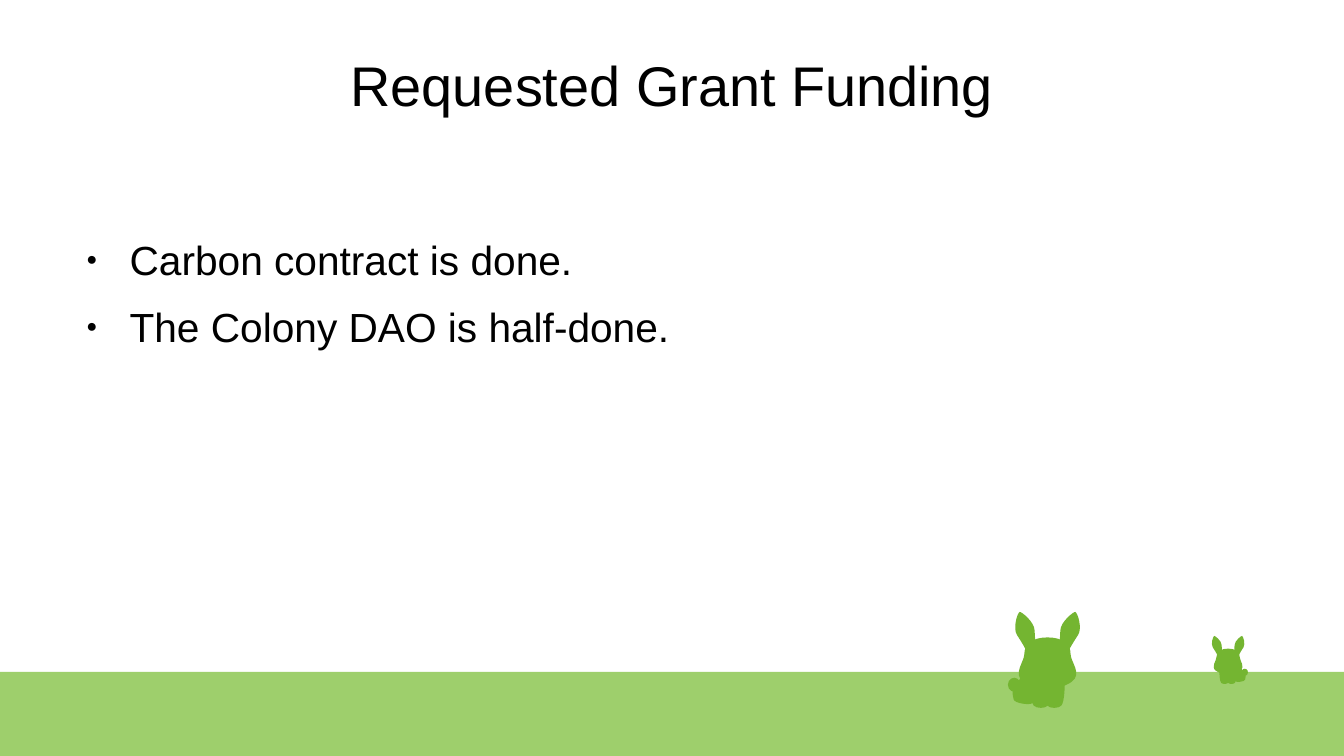
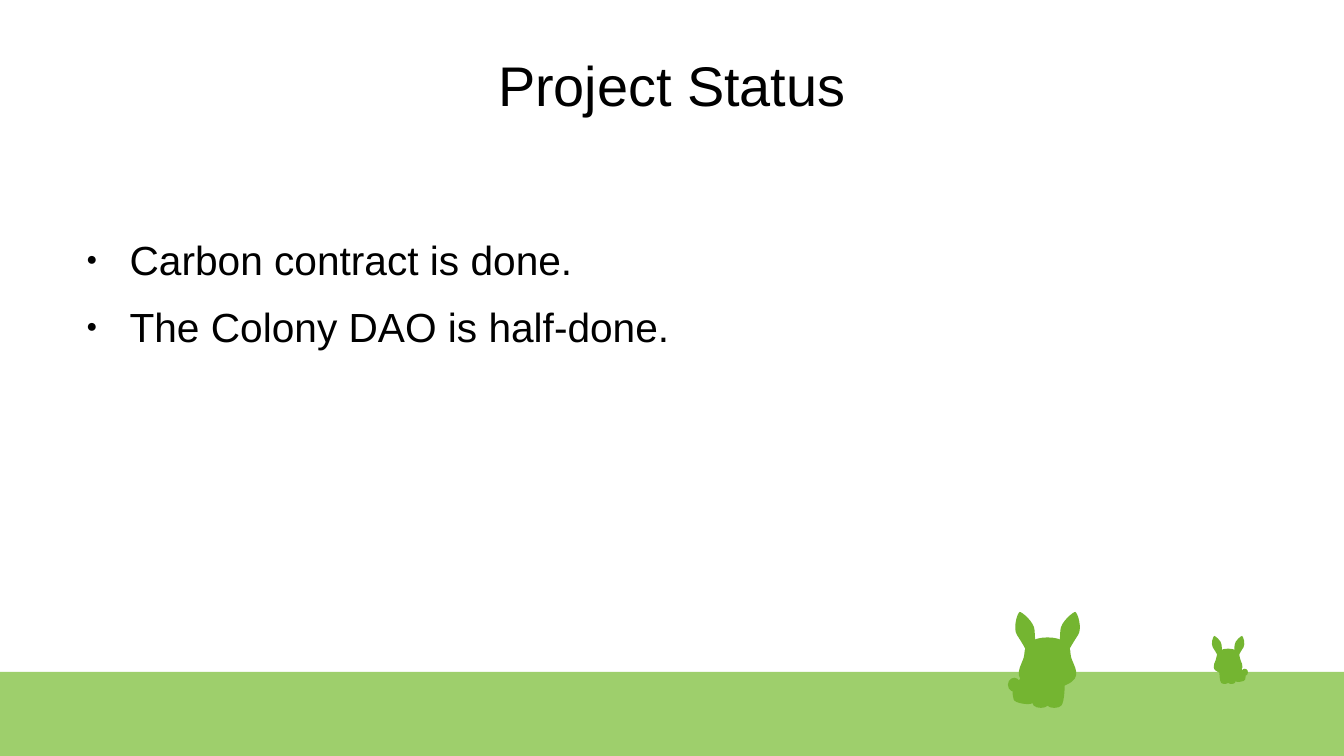
Before and after one commit to vporton/carbon-flow, a slide deck: slide 7 of doc/presentation.odp. Drawn at 1344x756 pixels with LibreOffice and Linux fonts; fonts in the diff are those of the drawing. Boxes give left, top, right and bottom in pixels: in the first picture for what was removed or moved away, otherwise in the second. Text is boxed around its words. In the diff, an @@ line names an element or a change of style, - is before the commit and + after.

Commit message:
presentation modified

```diff
--- a/doc/presentation.odp
+++ b/doc/presentation.odp
@@ title at <box>498,65,845,116</box>: text changed @@
-Requested Grant Funding
+Project Status
```
Also in this commit, not shown: 1 slide added.
